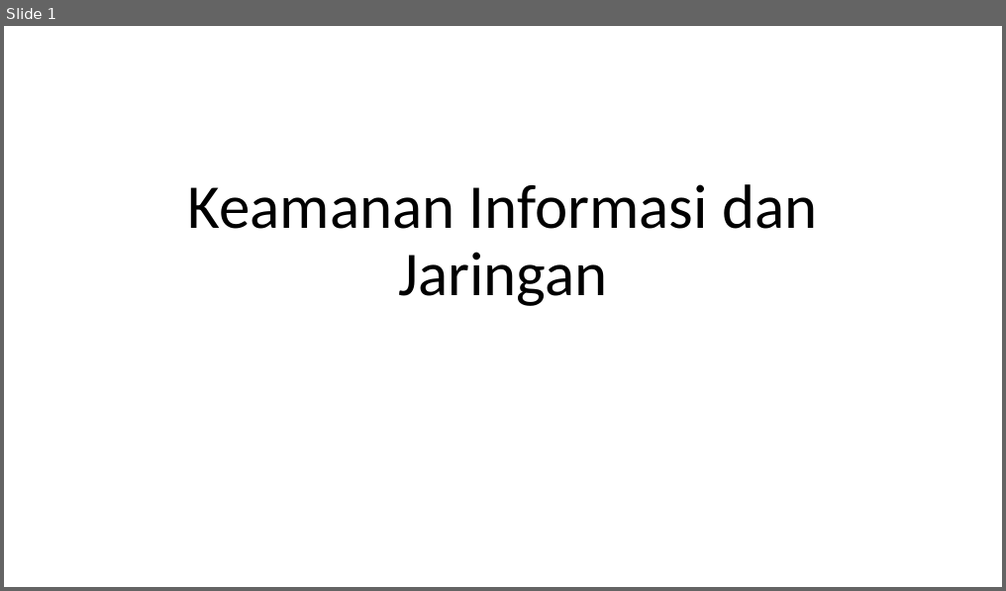
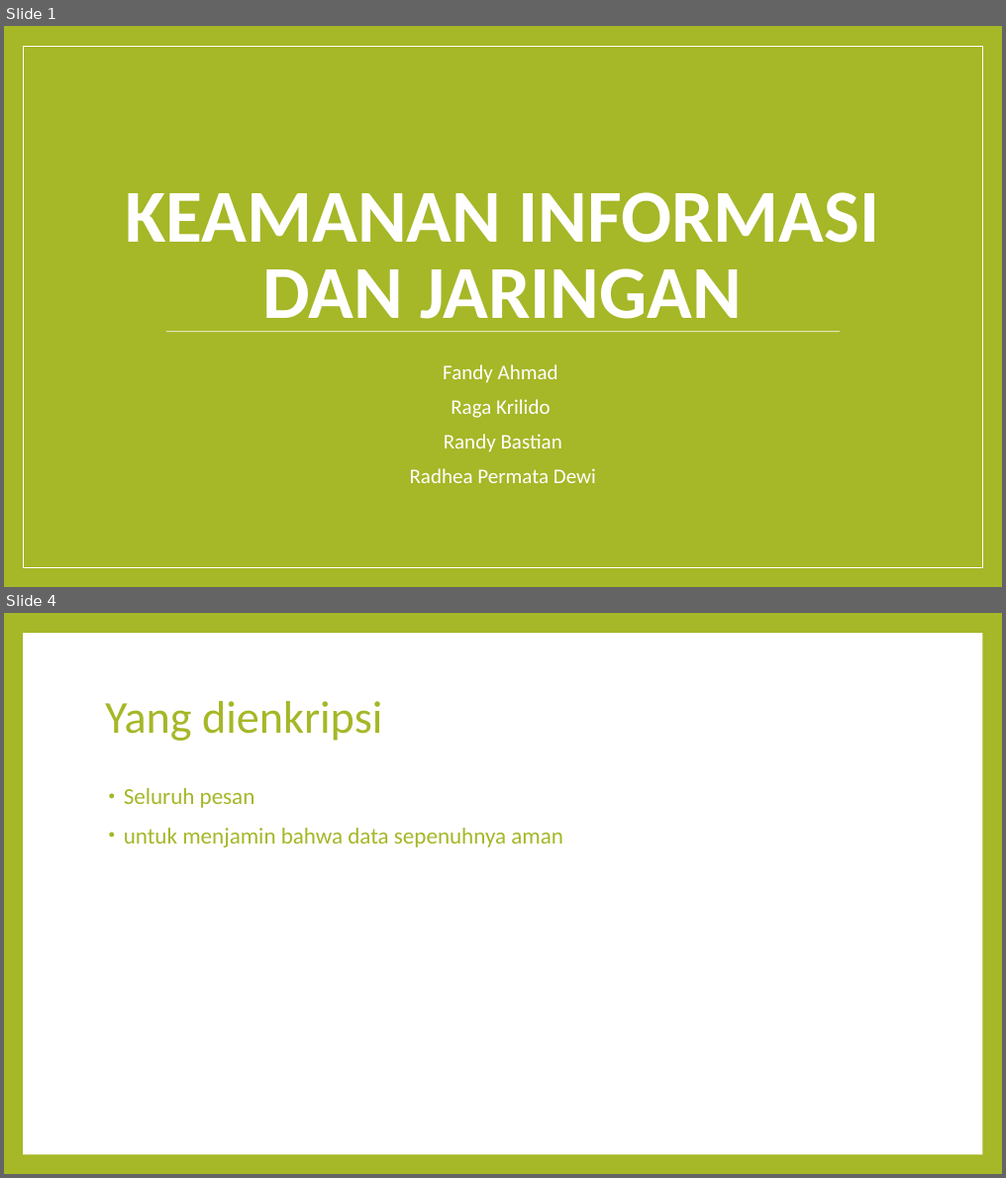
Before and after one commit to radheadewi/chattingKIJ, a slide deck: Dokumentasi/Presentasi Diskusi.ppt. Shown one above the other, each under a label of ours: slide 1 before the commit, slides 1 and 4 after it; the slides between them are not shown. The pictures are 1006x591 and 1006x1178 pixels, drawn with LibreOffice and Linux fonts; fonts in the diff are those of the drawing. Boxes give left, top, right and bottom in pixels: in the first picture for what was removed or moved away, otherwise in the second. Text is boxed around its words. In the diff, an @@ line names an element or a change of style, - is before the commit and + after.

```diff
--- a/Dokumentasi/Presentasi Diskusi.ppt
+++ b/Dokumentasi/Presentasi Diskusi.ppt
@@ slide 4 added at [4, 613, 1002, 1174], background #A6B727 @@
@@ rectangle added at [23, 633, 982, 1155], fill #FFFFFF @@
@@ title added at [105, 701, 382, 741], 44 pt, text #A6B727 @@
+Yang dienkripsi
@@ text added at [124, 788, 563, 848], 22 pt, text #A6B727 @@
+• Seluruh pesan
+• untuk menjamin bahwa data sepenuhnya aman
@@ slide 1 changed as well @@
@@ background #FFFFFF to #A6B727 @@
@@ rectangle added at [23, 46, 982, 568], fill #A6B727, outline #FFFFFF 0.99 pt @@
@@ title at [125, 192, 879, 332]: text changed; size 60 to 72 pt; text colour #000000 to #FFFFFF; bold on @@
-Keamanan Informasi dan Jaringan
+KEAMANAN INFORMASI DAN JARINGAN
@@ line added from (165, 331) to (839, 331), #FFFFFF 0.79 pt @@
@@ subtitle added at [410, 365, 596, 483], 20 pt, text #FFFFFF @@
+Fandy Ahmad
+Raga Krilido
+Randy Bastian
+Radhea Permata Dewi
```
Also in this commit, not shown: 4 other slides added, 3 other files.
